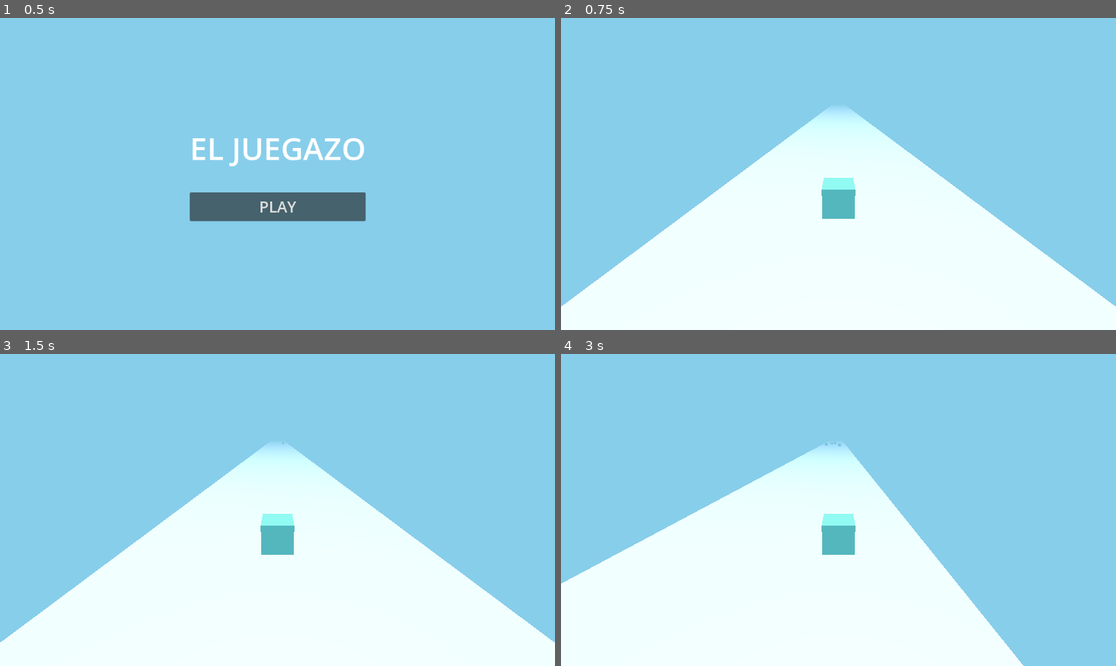
Above: before the commit, frames 1-4 (two rows, left to right).
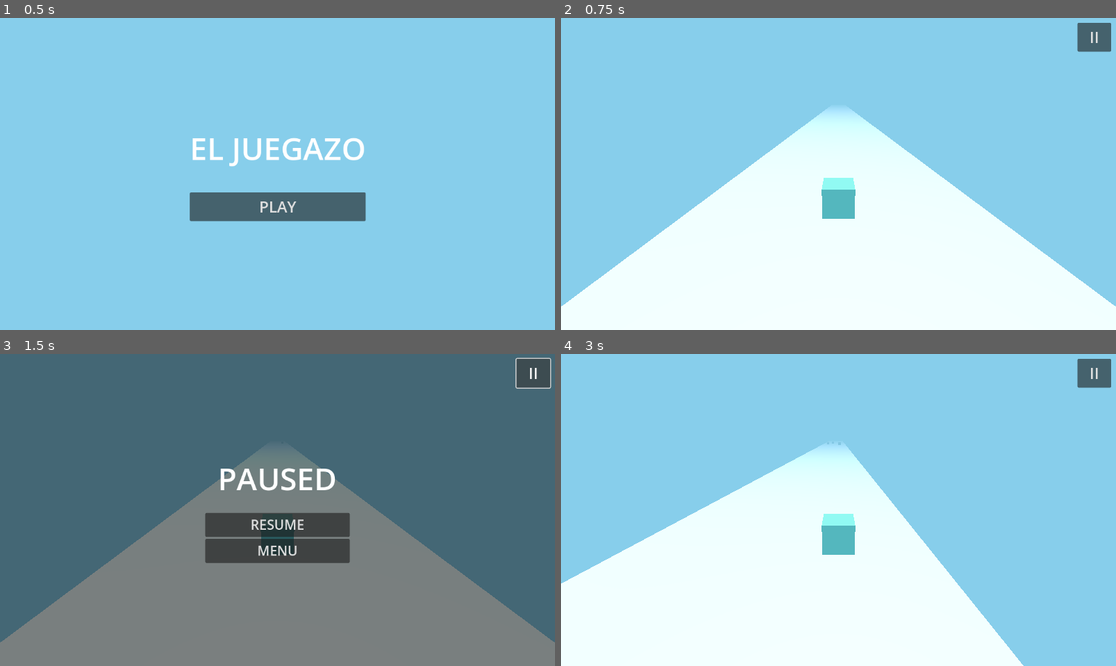
Above: after the commit, the same moments.

Repository: AgustinRamiroDiaz/el-juegazo
Game: Godot game, scene res://menu.tscn
Same seed, same stepped clock (60 frames per second), same inputs: the game is played once before the commit and once after it.
Inputs (mouse positions are in pixels of both pictures, inside the frame that each line leads up to):
- Up to frame 1 (0.5 s): no input
- Up to frame 2 (0.75 s): click "PLAY" at 0.5 s
- Up to frame 3 (1.5 s): click (532, 372) at 1.25 s, where only the run after the commit has a clickable "II"
- Up to frame 4 (3 s): click (838, 525) at 2 s, where only the run after the commit has a clickable "RESUME"; tap Enter at 2.75 s; hold Right (ui_right) from 2.78 s (still down)

Frame 1 is identical in both runs. In frame 2, 0.6% of the frame differs, in the area x 92-100%, y 1-11%; in frame 3, 100%, in the area x 0-100%, y 0-100%; in frame 4, 0.6%.

Commit message:
add pause

Diff:
--- a/main.gd
+++ b/main.gd
@@ -5,12 +5,22 @@
 @export var spawn_range: float = 5.0  # Random X position range (matches floor width)
 
 var game_active: bool = true
+var is_paused: bool = false
 
 func _ready():
 	add_to_group("game_manager")
 
 	# Load the obstacle scene
 	obstacle_scene = load("res://obstacle.tscn")
+
+func _input(event):
+	if event.is_action_pressed("pause") and game_active:
+		toggle_pause()
+
+func toggle_pause():
+	is_paused = !is_paused
+	get_tree().paused = is_paused
+	$PauseUI.visible = is_paused
 
 func _on_spawn_timer_timeout():
 	if not game_active:
@@ -48,3 +58,16 @@
 func _on_menu_button_pressed():
 	# Return to main menu
 	get_tree().change_scene_to_file("res://menu.tscn")
+
+func _on_resume_button_pressed():
+	# Resume the game
+	toggle_pause()
+
+func _on_pause_menu_button_pressed():
+	# Unpause and return to main menu
+	get_tree().paused = false
+	get_tree().change_scene_to_file("res://menu.tscn")
+
+func _on_mobile_pause_button_pressed():
+	# Handle mobile pause button press
+	toggle_pause()
--- a/main.tscn
+++ b/main.tscn
@@ -80,6 +80,70 @@
 theme_override_font_sizes/font_size = 28
 text = "MENU"
 
+[node name="PauseUI" type="CanvasLayer" parent="."]
+process_mode = 3
+visible = false
+
+[node name="ColorRect" type="ColorRect" parent="PauseUI"]
+anchors_preset = 15
+anchor_right = 1.0
+anchor_bottom = 1.0
+grow_horizontal = 2
+grow_vertical = 2
+color = Color(0, 0, 0, 0.5)
+
+[node name="VBoxContainer" type="VBoxContainer" parent="PauseUI"]
+anchors_preset = 8
+anchor_left = 0.5
+anchor_top = 0.5
+anchor_right = 0.5
+anchor_bottom = 0.5
+offset_left = -150.0
+offset_top = -100.0
+offset_right = 150.0
+offset_bottom = 100.0
+grow_horizontal = 2
+grow_vertical = 2
+
+[node name="PauseLabel" type="Label" parent="PauseUI/VBoxContainer"]
+layout_mode = 2
+theme_override_font_sizes/font_size = 64
+text = "PAUSED"
+horizontal_alignment = 1
+
+[node name="Spacer" type="Control" parent="PauseUI/VBoxContainer"]
+custom_minimum_size = Vector2(0, 20)
+layout_mode = 2
+
+[node name="ResumeButton" type="Button" parent="PauseUI/VBoxContainer"]
+custom_minimum_size = Vector2(0, 50)
+layout_mode = 2
+theme_override_font_sizes/font_size = 28
+text = "RESUME"
+
+[node name="MenuButton" type="Button" parent="PauseUI/VBoxContainer"]
+custom_minimum_size = Vector2(0, 50)
+layout_mode = 2
+theme_override_font_sizes/font_size = 28
+text = "MENU"
+
+[node name="MobileUI" type="CanvasLayer" parent="."]
+
+[node name="PauseButton" type="Button" parent="MobileUI"]
+anchors_preset = 1
+anchor_left = 1.0
+anchor_right = 1.0
+offset_left = -80.0
+offset_top = 10.0
+offset_right = -10.0
+offset_bottom = 70.0
+grow_horizontal = 0
+theme_override_font_sizes/font_size = 32
+text = "II"
+
 [connection signal="timeout" from="SpawnTimer" to="." method="_on_spawn_timer_timeout"]
 [connection signal="pressed" from="GameOverUI/VBoxContainer/RetryButton" to="." method="_on_retry_button_pressed"]
 [connection signal="pressed" from="GameOverUI/VBoxContainer/MenuButton" to="." method="_on_menu_button_pressed"]
+[connection signal="pressed" from="PauseUI/VBoxContainer/ResumeButton" to="." method="_on_resume_button_pressed"]
+[connection signal="pressed" from="PauseUI/VBoxContainer/MenuButton" to="." method="_on_pause_menu_button_pressed"]
+[connection signal="pressed" from="MobileUI/PauseButton" to="." method="_on_mobile_pause_button_pressed"]
--- a/project.godot
+++ b/project.godot
@@ -15,6 +15,14 @@
 config/features=PackedStringArray("4.5", "GL Compatibility")
 config/icon="res://icon.svg"
 
+[input]
+
+pause={
+"deadzone": 0.5,
+"events": [Object(InputEventKey,"resource_local_to_scene":false,"resource_name":"","device":-1,"window_id":0,"alt_pressed":false,"shift_pressed":false,"ctrl_pressed":false,"meta_pressed":false,"pressed":false,"keycode":0,"physical_keycode":4194305,"key_label":0,"unicode":0,"location":0,"echo":false,"script":null)
+]
+}
+
 [rendering]
 
 renderer/rendering_method="gl_compatibility"
